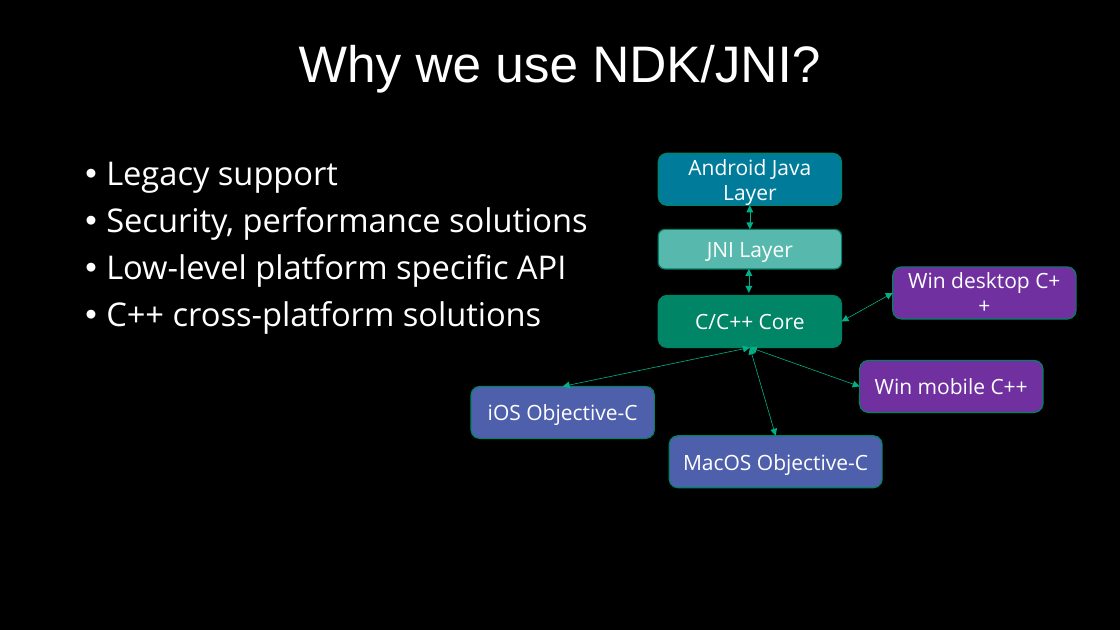
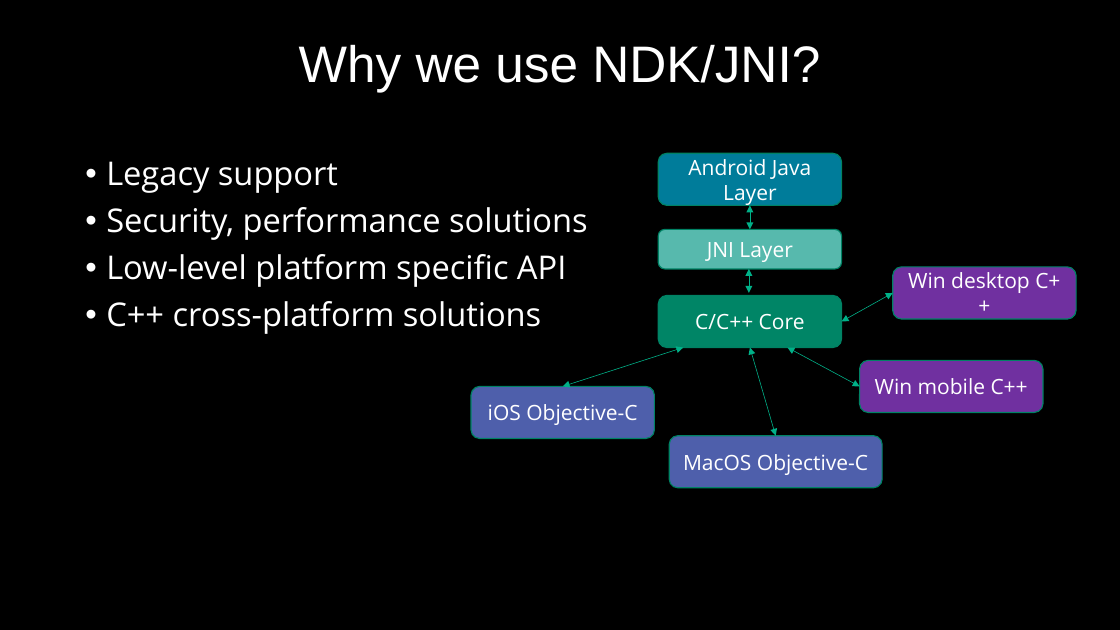
Before and after one commit to 9majka/NDK_presentation, a slide deck: slide 4 of NDK_SoftServeTheme.pptx. Drawn at 1120x630 pixels with LibreOffice and Linux fonts; fonts in the diff are those of the drawing; background and template pictures are left out. Boxes give left, top, right and bottom in pixels: in the first picture for what was removed or moved away, otherwise in the second. Text is boxed around its words. In the diff, an @@ line names an element or a change of style, - is before the commit and + after.

```diff
--- a/NDK_SoftServeTheme.pptx
+++ b/NDK_SoftServeTheme.pptx
@@ double arrow moved from (750, 348) - (563, 386) to (683, 348) - (563, 386) @@
@@ double arrow moved from (750, 348) - (860, 386) to (788, 348) - (860, 386) @@
```
Also in this commit, not shown: 10 other slides changed, 2 slides added, 3 slides removed, 9 other files.
